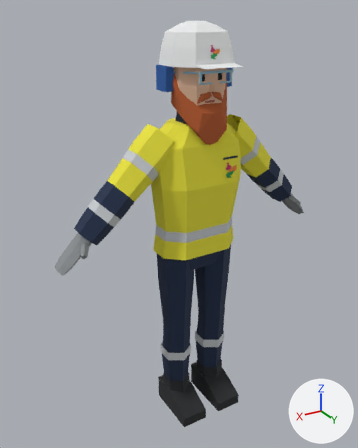
The glTF model characters/bearded_operator/bearded_operator_ppe_deck.glb: old version first, new version second.
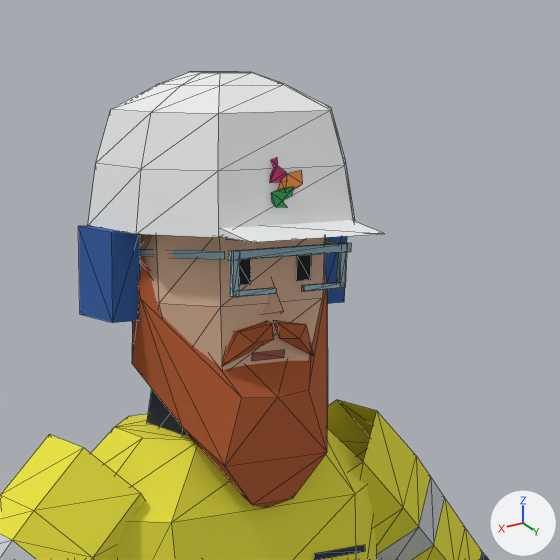
Each version appears first whole from a camera (50 mm lens) standing at (1.12, 1.726, 1.847) and looking at (0.061, -0.038, 0.965), and next in a close-up on the part from 37% to 82% of the width and 0% to 36% of the height. Arrows for +X, +Y and +Z are at lower right; the lights stay in place. The last two pictures show the newer version. The close-ups show mesh edges as thin lines. Vertices at exactly the same position are counted once.

Script lines for the objects in view, before the commit:
```python
me_bearded_operator_ppe_deck = bpy.data.meshes.new('bearded_operator_ppe_deck')
me_bearded_operator_ppe_deck.from_pydata(...)  # 783 vertices, 1163 faces; spans x -0.65..0.65, y -0.13..0.18, z 0.0..1.81
me_bearded_operator_ppe_deck.materials.append(mat_m_characterpalette)  # picture img_palette
ob_bearded_operator_ppe_deck = bpy.data.objects.new('bearded_operator_ppe_deck', me_bearded_operator_ppe_deck)
ob_bearded_operator_ppe_deck.location = (0.0, 0.0, 0.0)
```
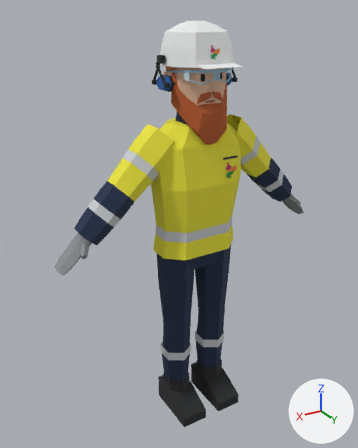
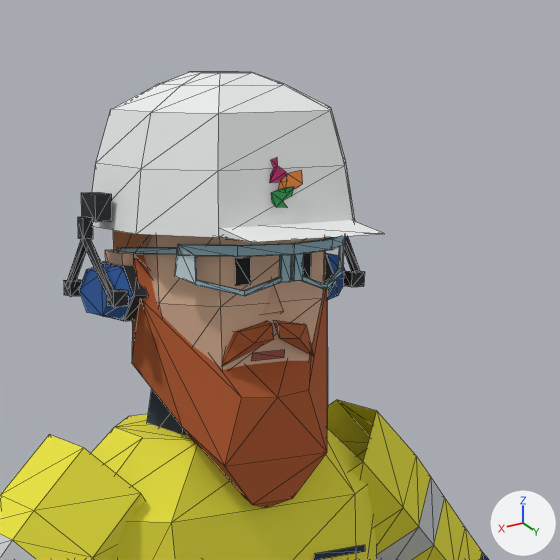
Location of each change, (x1, y1, x2, y2) in pixels of the close-ups (560 x 560 px):
part 1 of me_bearded_operator_ppe_deck, added
    after: (64, 279, 82, 297)
part 2 of me_bearded_operator_ppe_deck, added (mostly hidden)
    after: (325, 252, 336, 297)
part 3 of me_bearded_operator_ppe_deck, added
    after: (327, 254, 345, 300)
part 4 of me_bearded_operator_ppe_deck, added
    after: (343, 271, 365, 287)
part 5 of me_bearded_operator_ppe_deck, added (cyan)
    after: (175, 236, 346, 296)
part 6 of me_bearded_operator_ppe_deck, reshaped
    before: (78, 226, 351, 323)
    after: (65, 193, 360, 321)
part 7 of me_bearded_operator_ppe_deck, surface changed
    before: (112, 232, 240, 320)
    after: (78, 192, 107, 239)

What changed in the scene script:
```text
Change me_bearded_operator_ppe_deck:
    used by ob_bearded_operator_ppe_deck; location = (0.0, 0.0, 0.0)
    remove me_bearded_operator_ppe_deck.from_pydata(...)  # 783 vertices, 1163 faces; spans x -0.65..0.65, y -0.13..0.18, z 0.0..1.81
    add me_bearded_operator_ppe_deck.from_pydata(...)  # 945 vertices, 1457 faces; spans x -0.65..0.65, y -0.13..0.18, z 0.0..1.81
    me_bearded_operator_ppe_deck part 1: a new loose piece, a box spanning x 0.15..0.168, y -0.069..-0.053, z 1.58..1.596, in mat_m_characterpalette (picture img_palette)
    me_bearded_operator_ppe_deck part 2: a new loose piece, a 6-sided cylinder along x spanning x -0.136..-0.118, y -0.058..0.034, z 1.559..1.617, in mat_m_characterpalette (picture img_palette)
    me_bearded_operator_ppe_deck part 3: a new loose piece, a 6-sided cut cone along x (radius 0.036 by 0.026 at the low end, 0.044 by 0.032 at the high end) spanning x -0.16..-0.136, y -0.056..0.032, z 1.56..1.616, in mat_m_characterpalette (picture img_palette)
    me_bearded_operator_ppe_deck part 4: a new loose piece, a box spanning x -0.168..-0.15, y 0.029..0.045, z 1.58..1.596, in mat_m_characterpalette (picture img_palette)
    me_bearded_operator_ppe_deck part 5: a new loose piece of 66 vertices spanning x -0.11..0.11, y 0.08..0.14, z 1.59..1.64, in mat_m_characterpalette (picture img_palette)
    me_bearded_operator_ppe_deck part 6
    34 vertices are removed from x -0.16..0.16, y -0.05..0.14, z 1.56..1.65
    72 faces are deleted
    28 vertices move from x -0.12..0.16, y -0.05..0.14, z 1.56..1.65 to x 0.12..0.18, y -0.06..0.04, z 1.56..1.69
    66 vertices are added at x -0.17..0.17, y -0.06..0.08, z 1.56..1.65
    132 new faces join them
    me_bearded_operator_ppe_deck part 7: 17 kept faces spanning x 0.12..0.18, y -0.06..0.01, z 1.56..1.69 get new texture (UV) coordinates
    other edits to the shape of me_bearded_operator_ppe_deck do not show in these pictures
```
